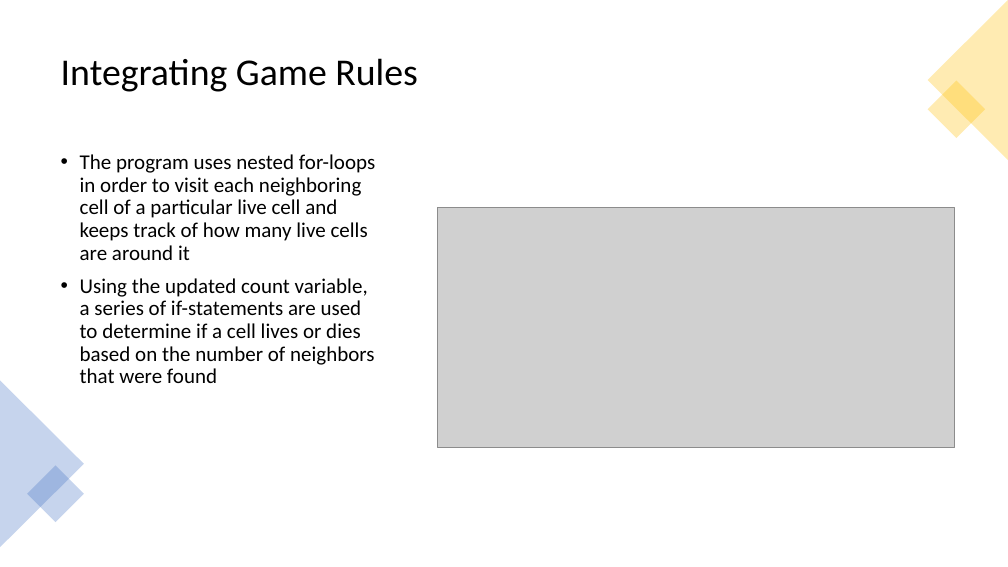
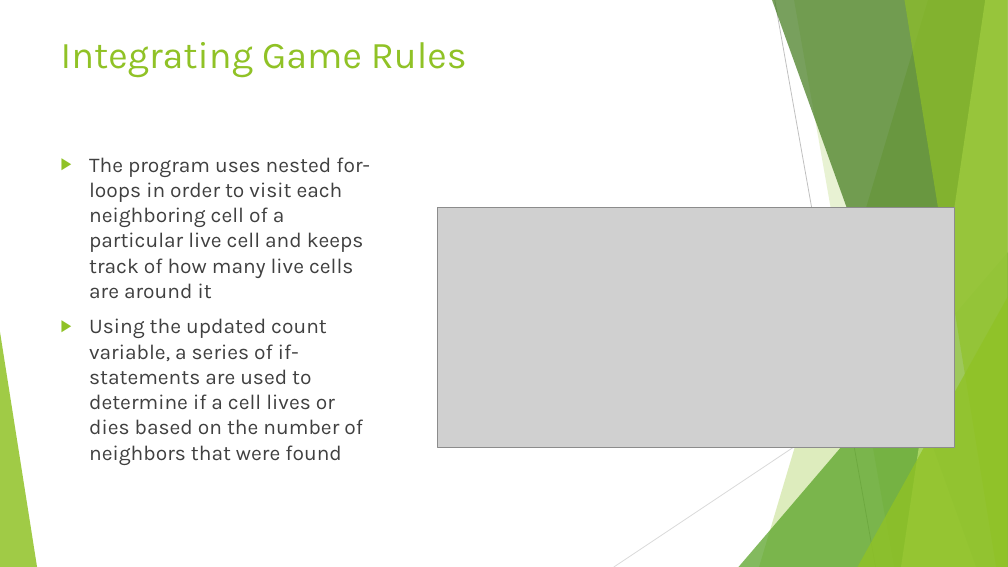
Before and after one commit to WebProgrammingTeam3/Project3, a slide deck: slide 11 of Project3.pptx (slide 9 before the commit). Drawn at 1008x567 pixels with LibreOffice and Linux fonts; fonts in the diff are those of the drawing; grey boxes stand for pictures. Boxes give left, top, right and bottom in pixels: in the first picture for what was removed or moved away, otherwise in the second. Text is boxed around its words. In the diff, an @@ line names an element or a change of style, - is before the commit and + after.

```diff
--- a/Project3.pptx
+++ b/Project3.pptx
@@ title "Integrating Game Rules" at (61, 42, 467, 77): font Calibri to Karla, text colour #000000 to #90C226; line spacing 0.9 to 1; vertical alignment middle to top @@
@@ triangle removed at (928, 0, 1008, 160) @@
@@ rectangle removed at (928, 81, 985, 139) @@
@@ text "The program uses nested for-loops ..." at (89, 157, 370, 465): font Calibri to Karla, text colour #000000 to #404040; bullet • to ▶; line spacing 0.9 to 1 @@
@@ group added at (0, 0, 1008, 567): 5 freeform shapes, 3 triangles, 2 lines @@
@@ triangle removed at (0, 380, 84, 547) @@
@@ rectangle removed at (27, 465, 84, 522) @@
```
Also in this commit, not shown: 11 other slides changed, 4 slides added, 1 slide removed.
